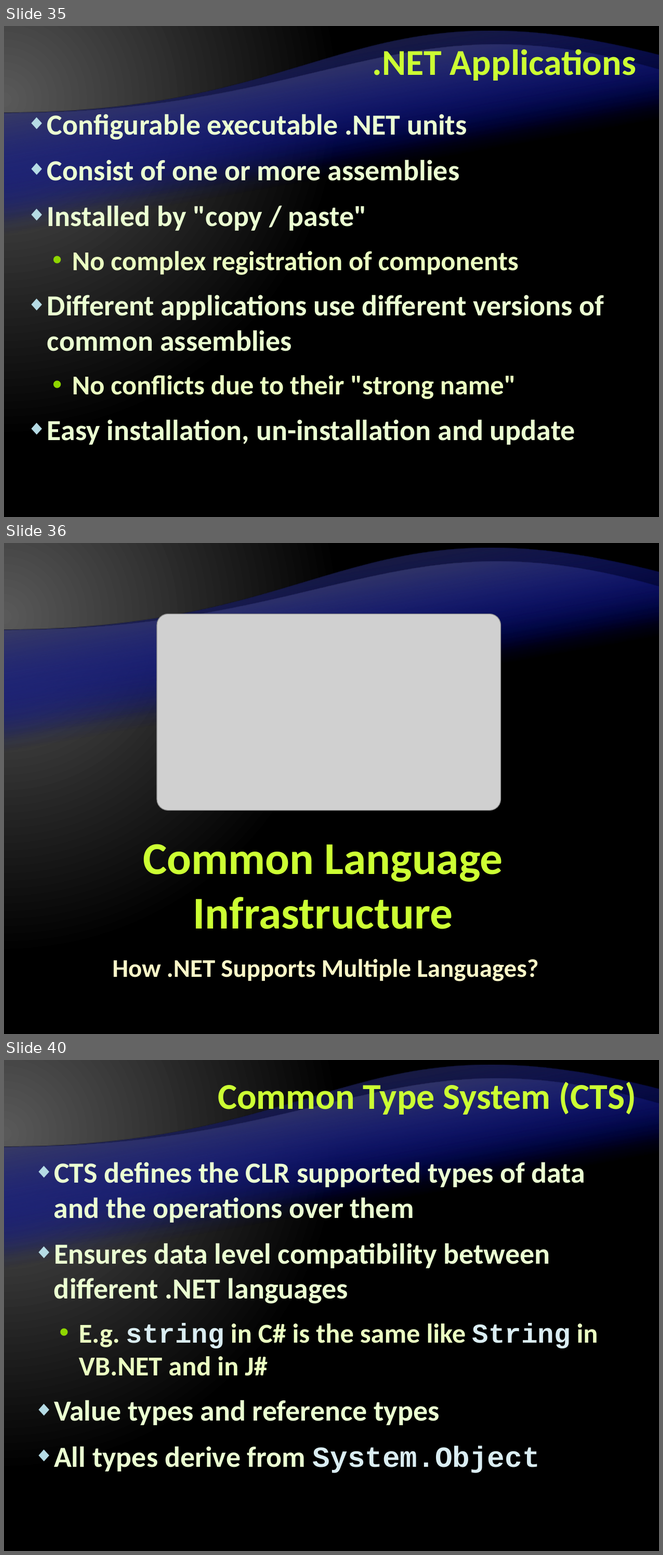
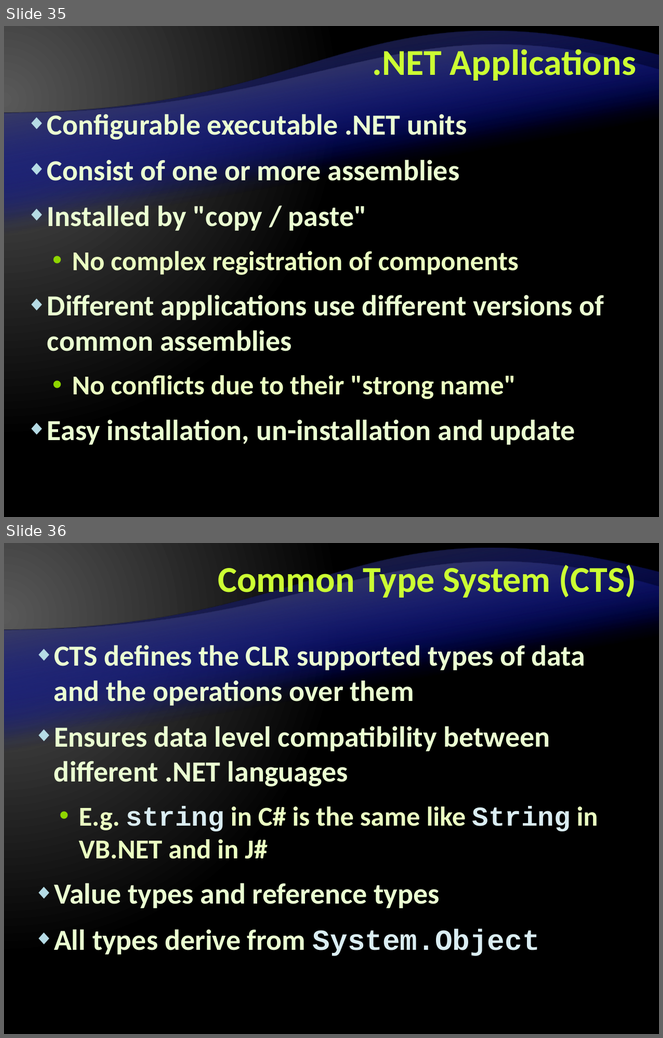
Before and after one commit to Lockheed01/aspnet-mvc-course, a slide deck: Lectures/1. .NET Framework Overview/.NET Framework Overview.pptx. Shown one above the other, each under a label of ours: slides 35, 36 and 40 before the commit, slides 35 and 36 after it; the slides between them are not shown. The pictures are 663x1555 and 663x1038 pixels, drawn with LibreOffice and Linux fonts; fonts in the diff are those of the drawing; grey boxes stand for pictures; background and template pictures are left out. Boxes give left, top, right and bottom in pixels: in the first picture for what was removed or moved away, otherwise in the second. Text is boxed around its words. In the diff, an @@ line names an element or a change of style, - is before the commit and + after.

```diff
--- a/Lectures/1. .NET Framework Overview/.NET Framework Overview.pptx
+++ b/Lectures/1. .NET Framework Overview/.NET Framework Overview.pptx
@@ slide 36 removed at box(4, 543, 659, 1034), background gradient #595959 to #000000; not listed: 4 template elements that a slide beside it also shows @@
@@ picture removed at box(157, 614, 501, 810) @@
@@ title removed at box(143, 844, 503, 929) @@
-Common Language Infrastructure
@@ subtitle removed at box(112, 959, 539, 982) @@
-How .NET Supports Multiple Languages?
@@ what was slide 40 is now slide 36 @@
```
Also in this commit, not shown: 1 slide added, 5 other slides removed.
